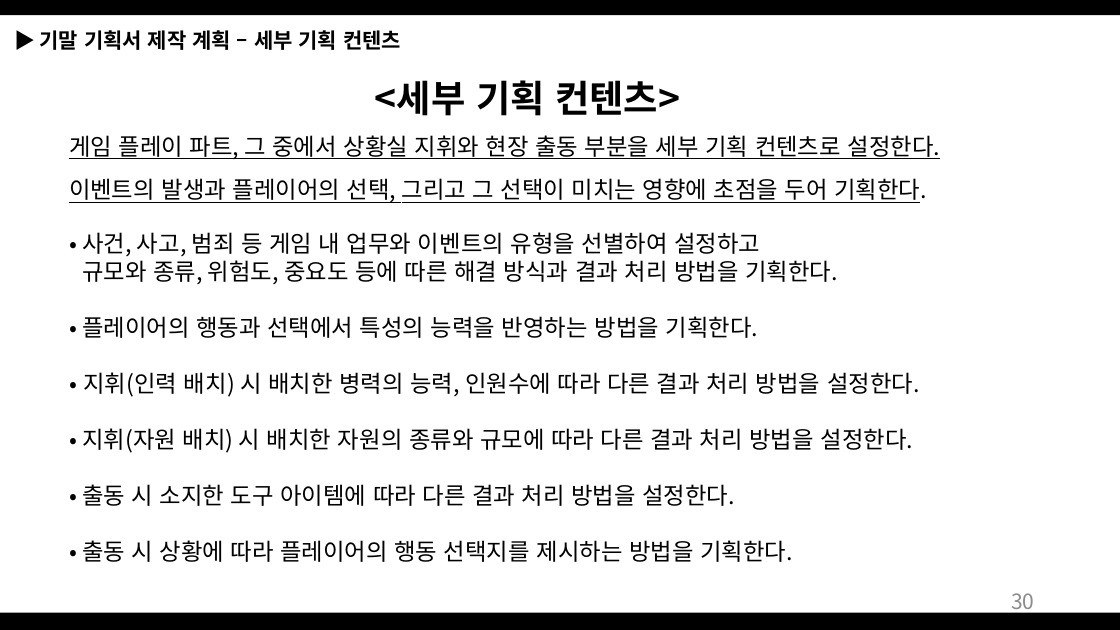
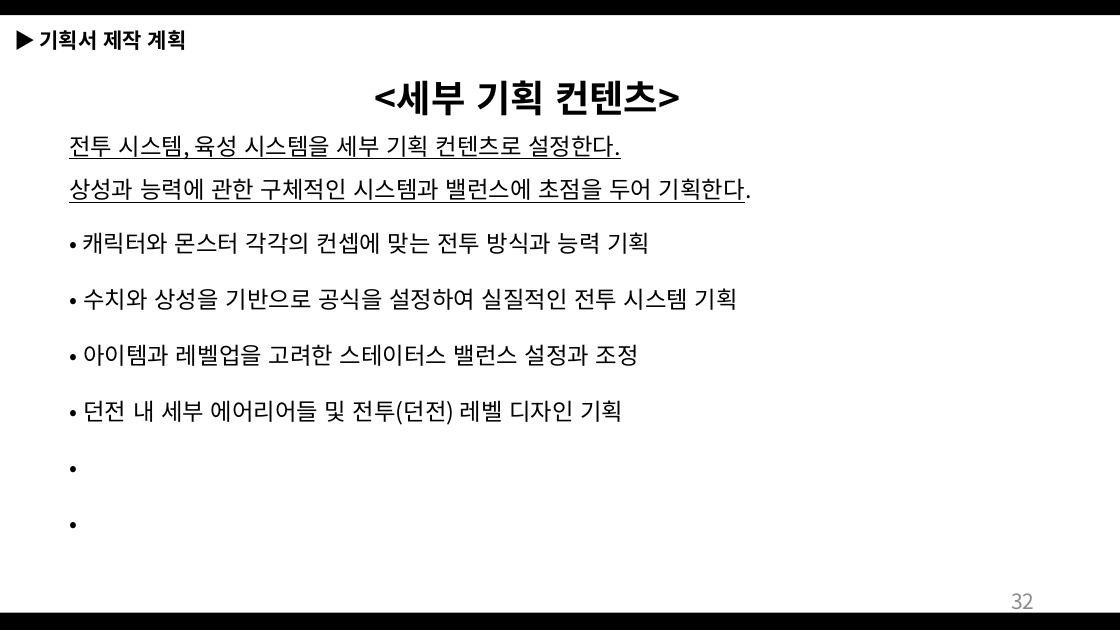
Before and after one commit to Bumizi/GameDesign, a slide deck: slide 32 of 2018 동계방학 기획자 특훈/Dungeon Tamer_190103.pptx (slide 30 before the commit). Drawn at 1120x630 pixels with LibreOffice and Linux fonts; fonts in the diff are those of the drawing. Boxes give left, top, right and bottom in pixels: in the first picture for what was removed or moved away, otherwise in the second. Text is boxed around its words. In the diff, an @@ line names an element or a change of style, - is before the commit and + after.

Commit message:
Dungeon Tamer 4차
제안서 4차
-피드백 적시
-던전 레벨디자인

```diff
--- a/2018 동계방학 기획자 특훈/Dungeon Tamer_190103.pptx
+++ b/2018 동계방학 기획자 특훈/Dungeon Tamer_190103.pptx
@@ text at (40,30,187,50): text changed @@
-▶ 기말 기획서 제작 계획 – 세부 기획 컨텐츠
+▶ 기획서 제작 계획
@@ text at (69,135,752,425): text changed @@
-게임 플레이 파트, 그 중에서 상황실 지휘와 현장 출동 부분을 세부 기획 컨텐츠로 설정한다.
-이벤트의 발생과 플레이어의 선택, 그리고 그 선택이 미치는 영향에 초점을 두어 기획한다.
-• 사건, 사고, 범죄 등 게임 내 업무와 이벤트의 유형을 선별하여 설정하고
-규모와 종류, 위험도, 중요도 등에 따른 해결 방식과 결과 처리 방법을 기획한다.
-• 플레이어의 행동과 선택에서 특성의 능력을 반영하는 방법을 기획한다.
-• 지휘(인력 배치) 시 배치한 병력의 능력, 인원수에 따라 다른 결과 처리 방법을 설정한다.
-• 지휘(자원 배치) 시 배치한 자원의 종류와 규모에 따라 다른 결과 처리 방법을 설정한다.
-• 출동 시 소지한 도구 아이템에 따라 다른 결과 처리 방법을 설정한다.
-• 출동 시 상황에 따라 플레이어의 행동 선택지를 제시하는 방법을 기획한다.
+전투 시스템, 육성 시스템을 세부 기획 컨텐츠로 설정한다.
+상성과 능력에 관한 구체적인 시스템과 밸런스에 초점을 두어 기획한다.
+• 캐릭터와 몬스터 각각의 컨셉에 맞는 전투 방식과 능력 기획
+• 수치와 상성을 기반으로 공식을 설정하여 실질적인 전투 시스템 기획
+• 아이템과 레벨업을 고려한 스테이터스 밸런스 설정과 조정
+• 던전 내 세부 에어리어들 및 전투(던전) 레벨 디자인 기획
+•
+•
@@ page number at (1011,593,1034,614): text changed @@
-30
+32
```
Also in this commit, not shown: 5 other slides changed, 2 slides added.
